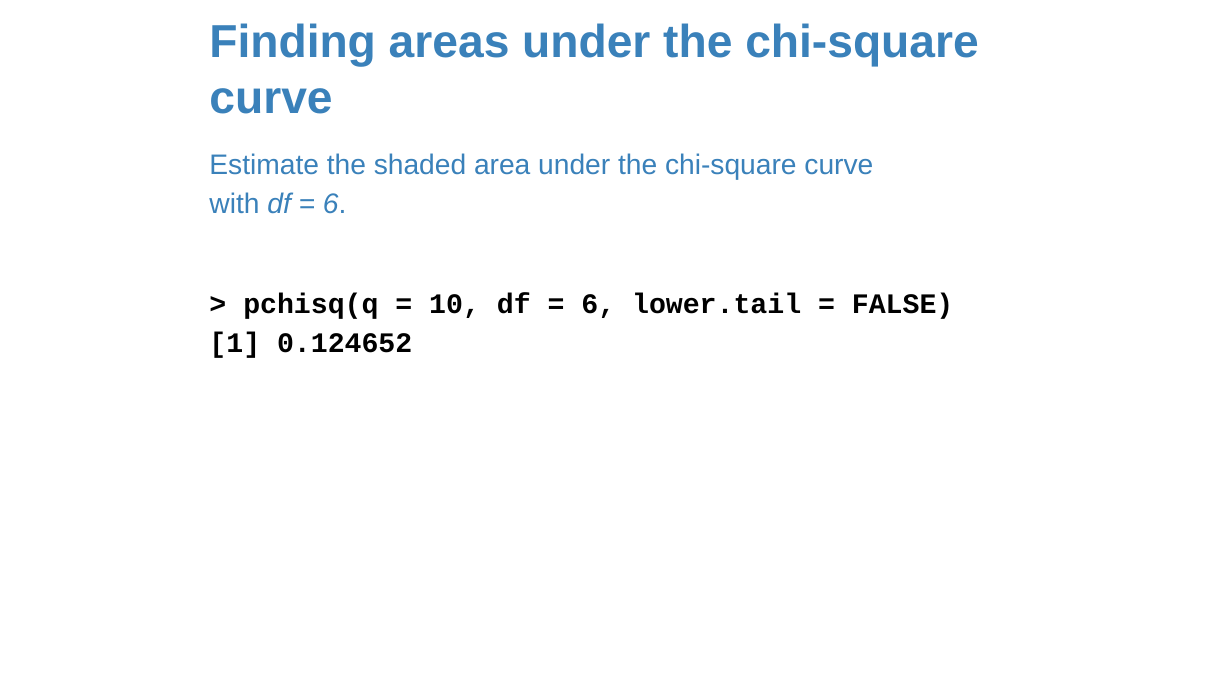
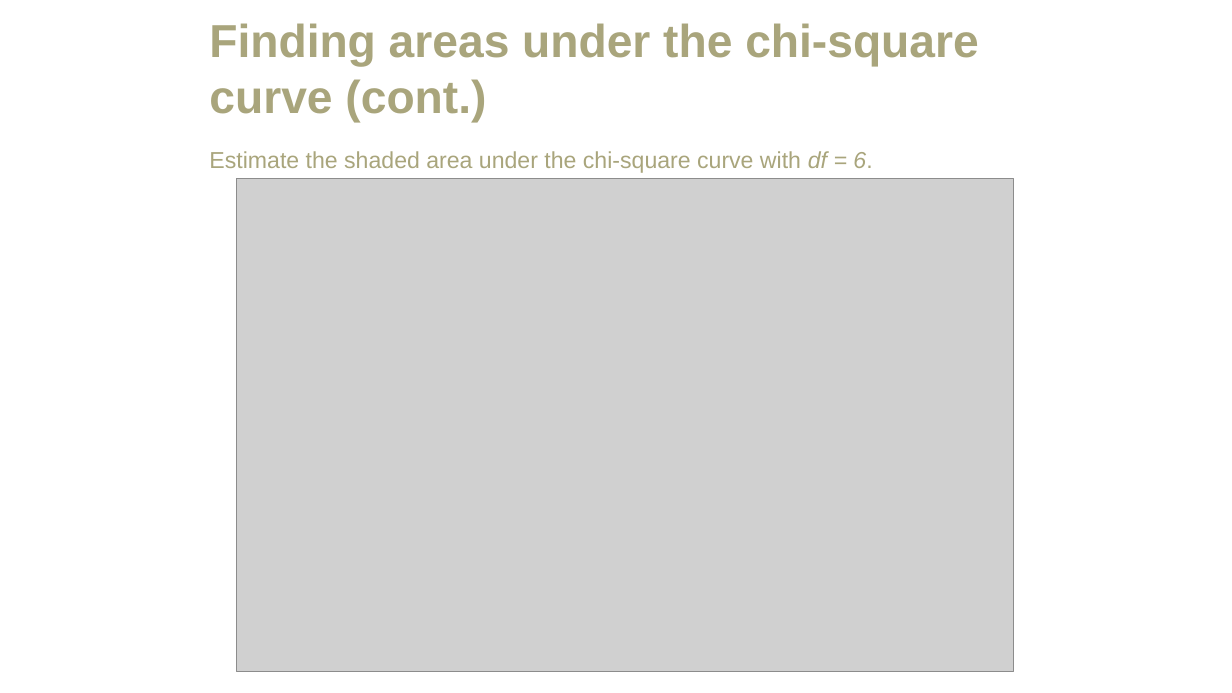
Before and after one commit to amosca01/MATH108-F23, a slide deck: slide 31 of slides/18-difference-many-proportions.pptx (slide 62 before the commit). Drawn at 1232x693 pixels with LibreOffice and Linux fonts; fonts in the diff are those of the drawing; grey boxes stand for pictures. Boxes give left, top, right and bottom in pixels: in the first picture for what was removed or moved away, otherwise in the second. Text is boxed around its words. In the diff, an @@ line names an element or a change of style, - is before the commit and + after.

```diff
--- a/slides/18-difference-many-proportions.pptx
+++ b/slides/18-difference-many-proportions.pptx
@@ title at <box>209,23,978,123</box>: text changed; text colour #3A81BA to #A9A57C @@
-Finding areas under the chi-square curve
+Finding areas under the chi-square curve (cont.)
@@ text "Estimate the shaded area under ..." at <box>209,151,872,173</box>: size 22 to 18 pt, text colour #3A81BA to #A9A57C @@
@@ picture added at <box>237,178,1014,672</box> @@
@@ text removed at <box>209,293,953,358</box> @@
-> pchisq(q = 10, df = 6, lower.tail = FALSE)
-[1] 0.124652
```
Also in this commit, not shown: 65 other slides changed, 13 slides added, 39 slides removed, 6 other files.
